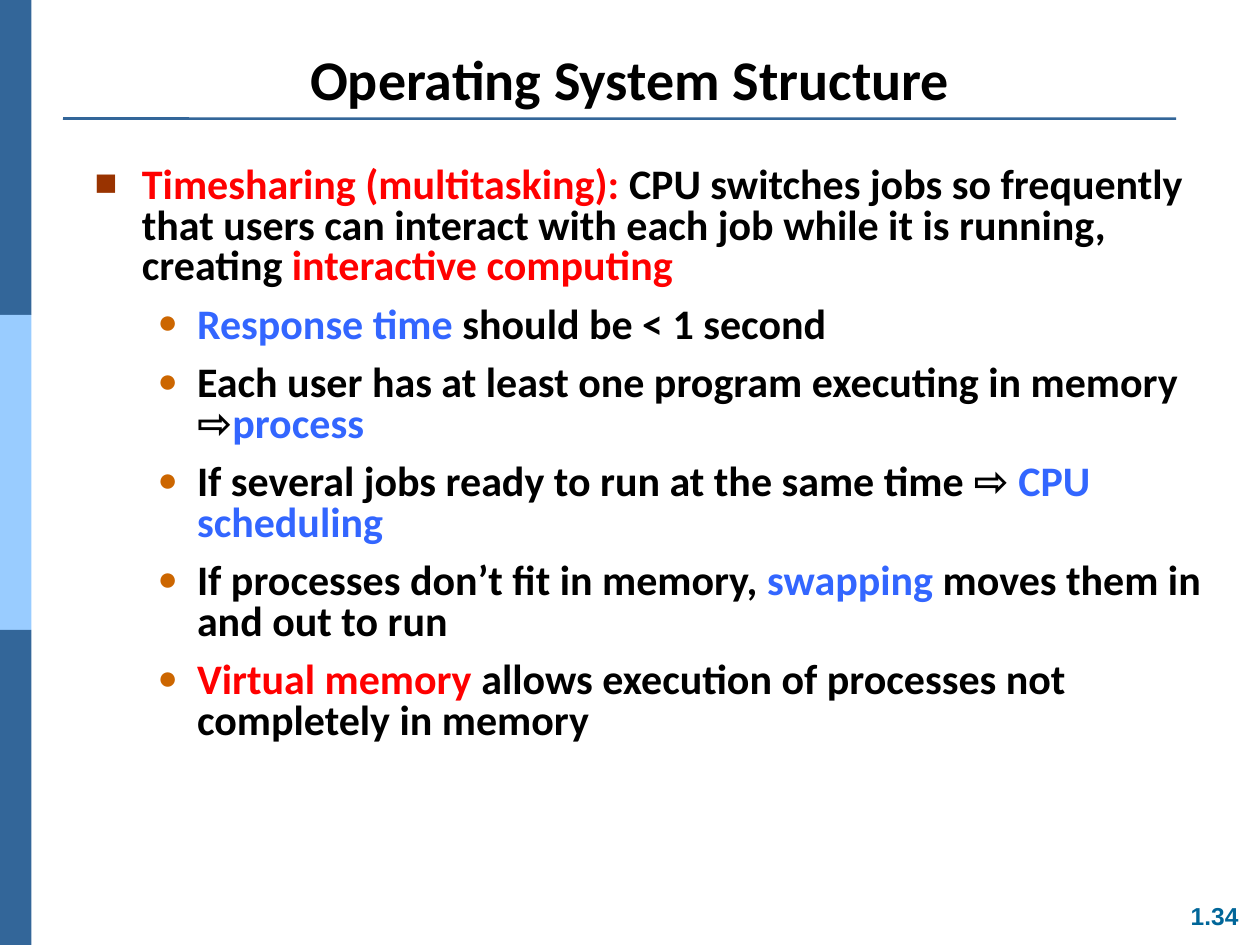
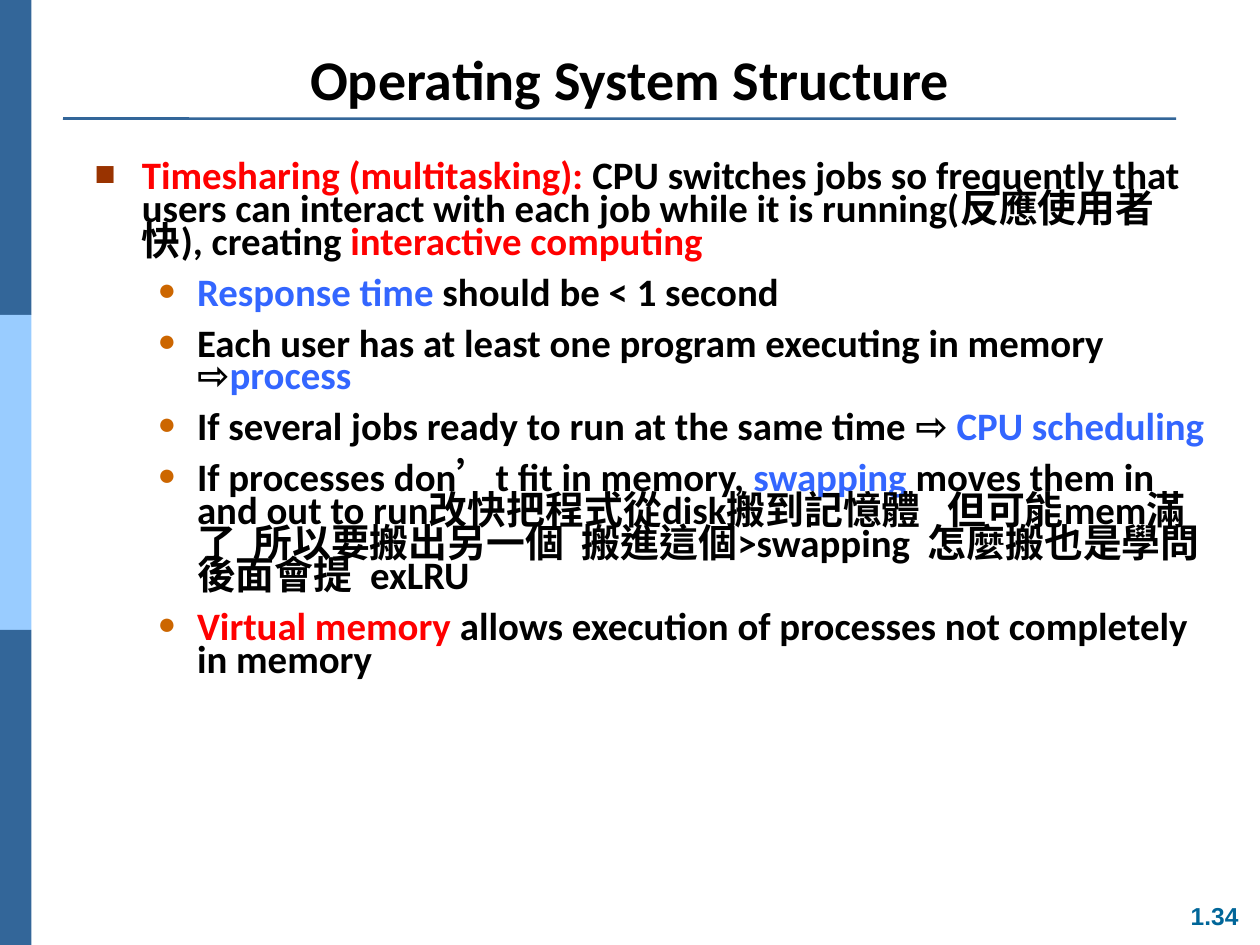
Before and after one commit to Yang09701194/OS_Learning, a slide deck: slide 34 of ch01.ppt. Drawn at 1260x945 pixels with LibreOffice and Linux fonts; fonts in the diff are those of the drawing. Boxes give left, top, right and bottom in pixels: in the first picture for what was removed or moved away, otherwise in the second. Text is boxed around its words. In the diff, an @@ line names an element or a change of style, - is before the commit and + after.

```diff
--- a/ch01.ppt
+++ b/ch01.ppt
@@ text at <box>142,160,1179,262</box>: text changed; size 24 to 22.2 pt @@
-■ Timesharing (multitasking): CPU switches jobs so frequently that users can interact with each job while it is running, creating interactive computing
+■ Timesharing (multitasking): CPU switches jobs so frequently that users can interact with each job while it is running(反應使用者快), creating interactive computing
@@ text at <box>197,278,1204,679</box>: size 24 to 22.2 pt in "Response time should be < 1 second", "Each user has at least one program ...", "If several jobs ready to run at ...", "Virtual memory allows execution of processes not ..."; line spacing 0.8 to 0.7 @@
@@ text at <box>197,459,1200,600</box>: text changed; size 24 to 22.2 pt @@
-  ● If processes don’t fit in memory, swapping moves them in and out to run
+  ● If processes don’t fit in memory, swapping moves them in and out to run改快把程式從disk搬到記憶體 但可能mem滿了 所以要搬出另一個 搬進這個>swapping 怎麼搬也是學問 後面會提 exLRU
```
Also in this commit, not shown: 8 other slides changed, 1 slide added.
